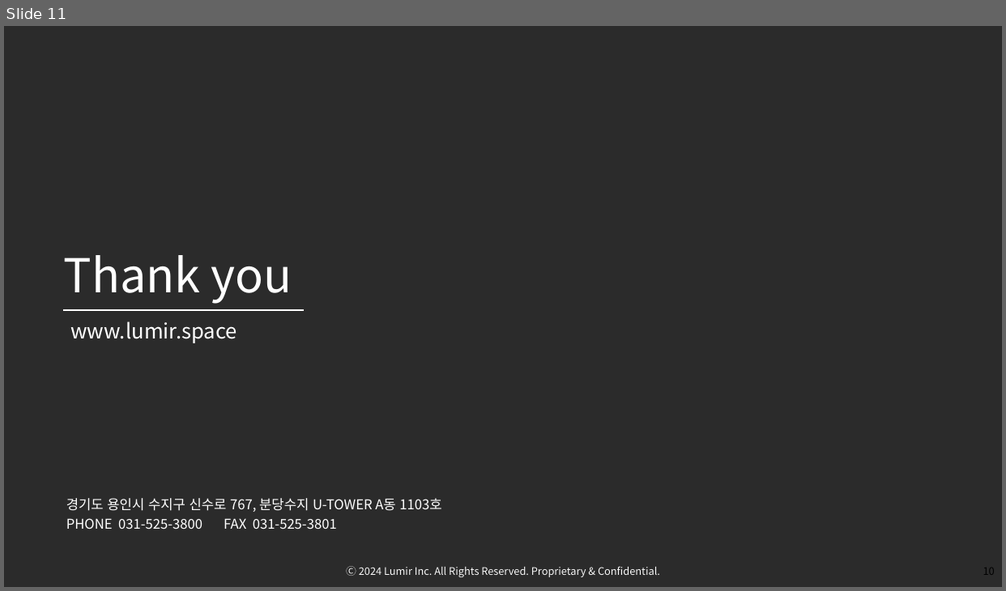
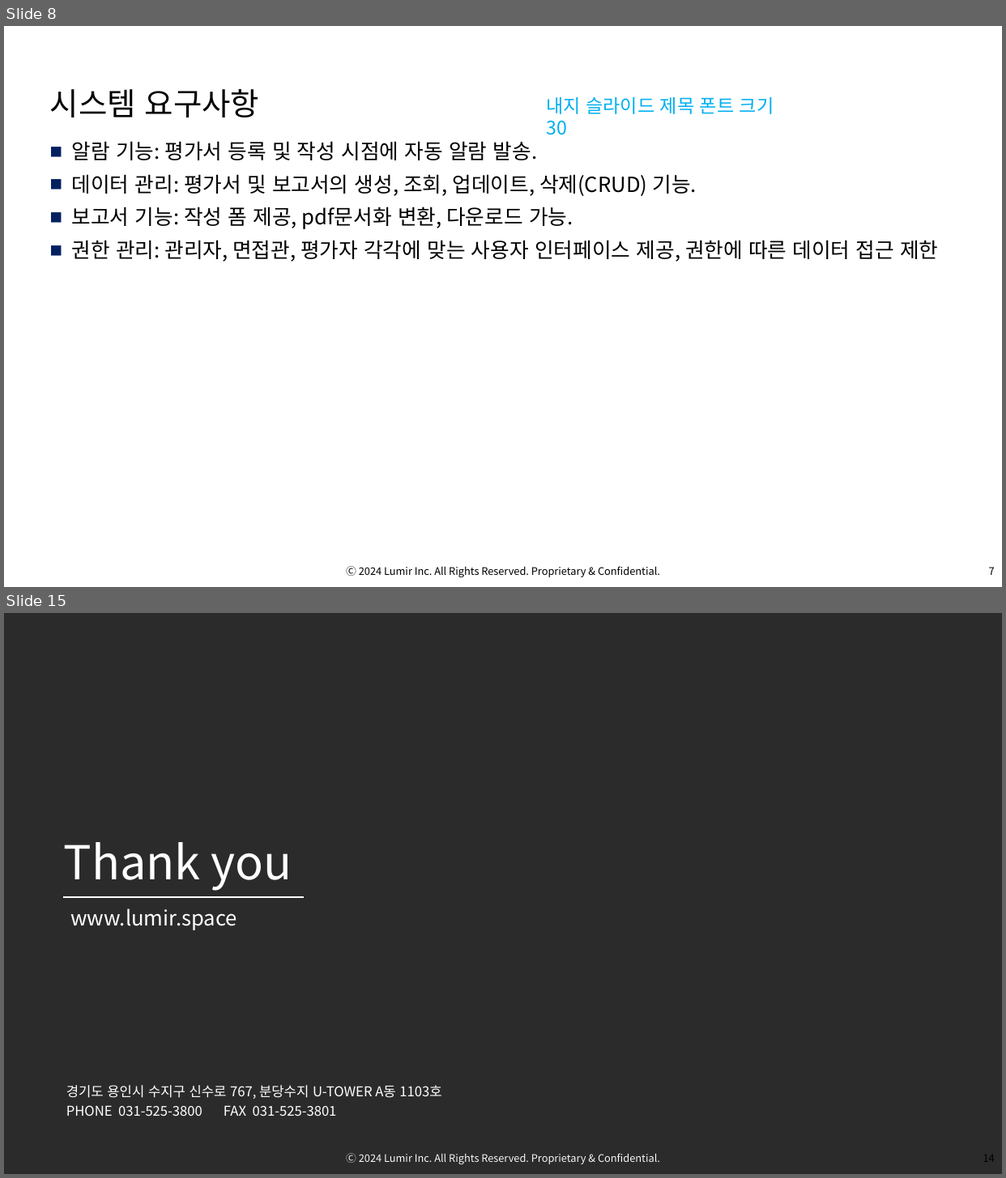
Before and after one commit to OsterRepository/OsterRepository, a slide deck: 기술 7부 김민수 성과 발표.pptx. Shown one above the other, each under a label of ours: slide 11 before the commit, slides 8 and 15 after it; the slides between them are not shown. The pictures are 1006x591 and 1006x1178 pixels, drawn with LibreOffice and Linux fonts; fonts in the diff are those of the drawing; background and template pictures are left out; a plain dark background stands for a picture behind light text. Boxes give left, top, right and bottom in pixels: in the first picture for what was removed or moved away, otherwise in the second. Text is boxed around its words. In the diff, an @@ line names an element or a change of style, - is before the commit and + after.

```diff
--- a/기술 7부 김민수 성과 발표.pptx
+++ b/기술 7부 김민수 성과 발표.pptx
@@ slide 8 added at (4,26,1002,587), background #FFFFFF; not listed: 2 template elements that a slide beside it also shows @@
@@ text added at (288,26,1002,52), 13 pt, text #FFFFFF @@
+02. 요구사항 분석
@@ text added at (288,52,1002,74), 10 pt, text #FFFFFF @@
+2-2 시스템 요구사항
@@ title added at (50,89,260,118), 30 pt, text #000000 @@
+시스템 요구사항
@@ text added at (546,97,774,114), 18 pt, text #00B0F0 @@
+내지 슬라이드 제목 폰트 크기 30
@@ text added at (72,141,938,262), 20 pt, text #000000 @@
+■ 알람 기능: 평가서 등록 및 작성 시점에 자동 알람 발송.
+■ 데이터 관리: 평가서 및 보고서의 생성, 조회, 업데이트, 삭제(CRUD) 기능.
+■ 보고서 기능: 작성 폼 제공, pdf문서화 변환, 다운로드 가능.
+■ 권한 관리: 관리자, 면접관, 평가자 각각에 맞는 사용자 인터페이스 제공, 권한에 따른 데이터 접근 제한
@@ what was slide 11 is now slide 15 @@
```
Also in this commit, not shown: 5 slides changed, 7 other slides added, 4 slides removed, 1 other file.
